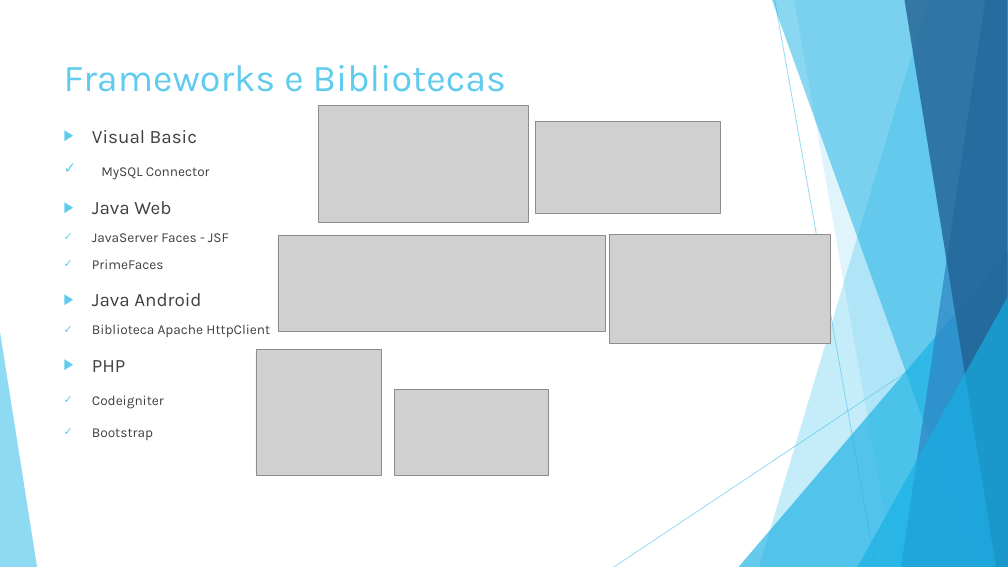
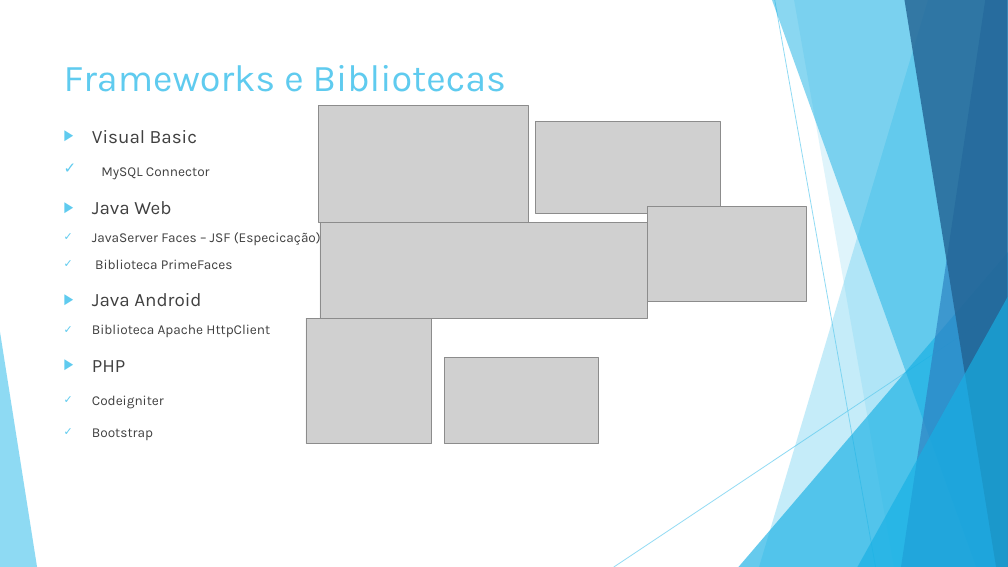
Before and after one commit to julioxrs/PROVA-TIME-B, a slide deck: slide 4 of Documentação/Apresentação/Sistema de Agendamento.pptx. Drawn at 1008x567 pixels with LibreOffice and Linux fonts; fonts in the diff are those of the drawing; grey boxes stand for pictures. Boxes give left, top, right and bottom in pixels: in the first picture for what was removed or moved away, otherwise in the second. Text is boxed around its words. In the diff, an @@ line names an element or a change of style, - is before the commit and + after.

```diff
--- a/Documentação/Apresentação/Sistema de Agendamento.pptx
+++ b/Documentação/Apresentação/Sistema de Agendamento.pptx
@@ picture: place and size @@
-picture at (610, 234, 830, 343)
+picture at (647, 206, 806, 302)
@@ text at (92, 229, 321, 269): text changed @@
-✓ JavaServer Faces - JSF
-✓ PrimeFaces
+✓ JavaServer Faces – JSF (Especicação)
+✓ Biblioteca PrimeFaces
@@ picture: place and size @@
-picture at (278, 236, 606, 331)
+picture at (320, 223, 647, 318)
@@ picture: place and size @@
-picture at (256, 349, 382, 475)
+picture at (306, 318, 432, 444)
@@ picture: place and size @@
-picture at (394, 389, 548, 476)
+picture at (445, 358, 599, 444)
```
Also in this commit, not shown: 1 other slide changed.
